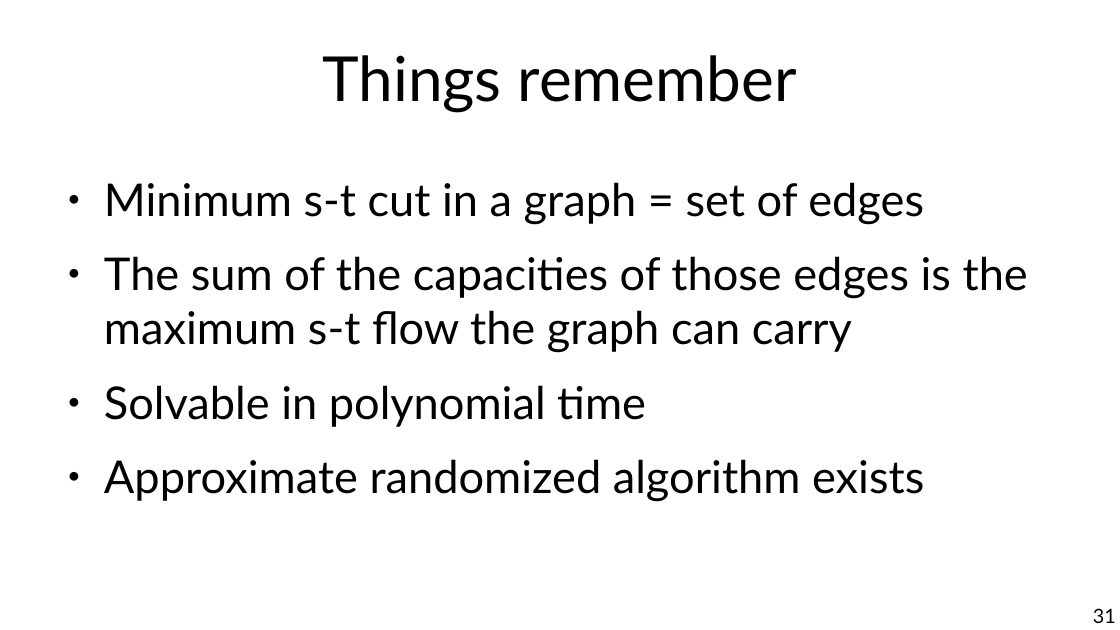
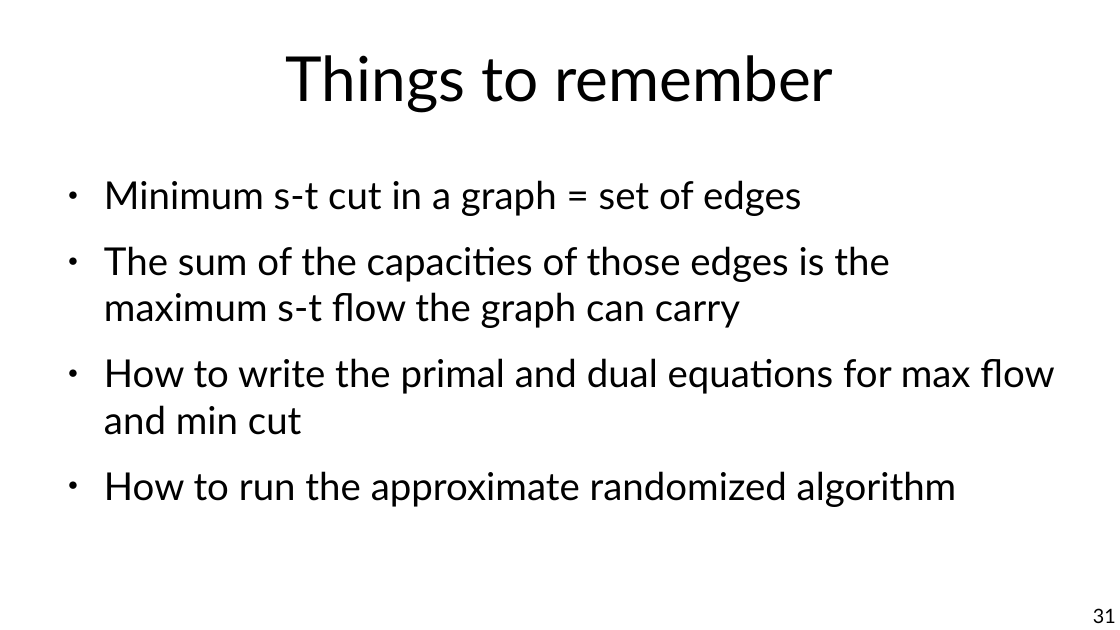
Before and after one commit to chatox/networks-science-course, a slide deck: slide 31 of theory/odp/tt20_network_flows.odp. Drawn at 1120x630 pixels with LibreOffice and Linux fonts; fonts in the diff are those of the drawing. Boxes give left, top, right and bottom in pixels: in the first picture for what was removed or moved away, otherwise in the second. Text is boxed around its words. In the diff, an @@ line names an element or a change of style, - is before the commit and + after.

```diff
--- a/theory/odp/tt20_network_flows.odp
+++ b/theory/odp/tt20_network_flows.odp
@@ title at (286,55,833,113): text changed @@
-Things remember
+Things to remember
@@ text at (104,180,890,328): size 32 to 27.2 pt in "Minimum s-t cut in a graph = ...", "The sum of the capacities of those ..." @@
@@ text at (104,358,1054,507): text changed; size 32 to 27.2 pt @@
-● Solvable in polynomial time
-● Approximate randomized algorithm exists
+● How to write the primal and dual equations for max flow and min cut
+● How to run the approximate randomized algorithm
```
Also in this commit, not shown: 11 other slides changed.
